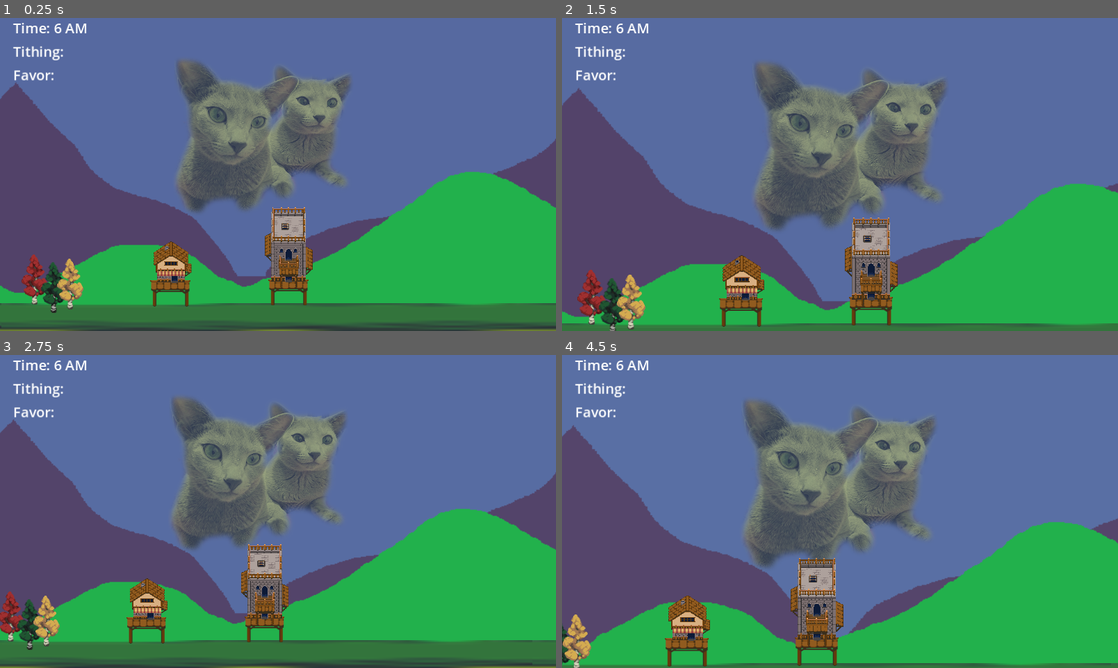
Above: before the commit, frames 1-4 (two rows, left to right).
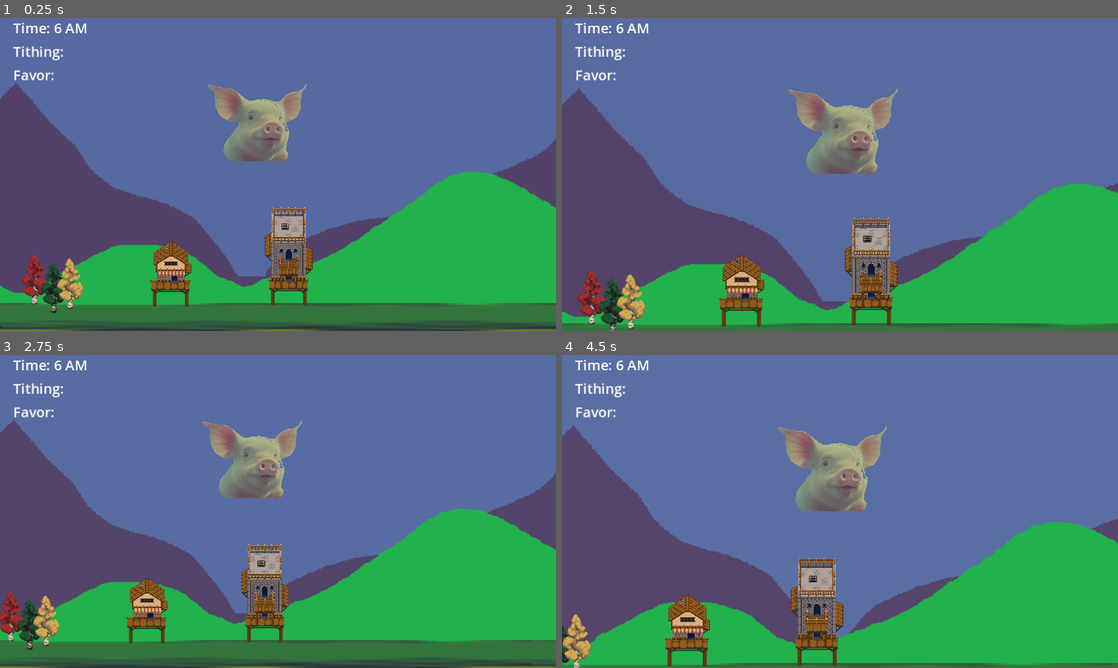
Above: after the commit, the same moments.

Repository: PlayDieRepeat/gmtk_2024
Game: Godot game, scene res://scenes/systems/initializer.tscn
Same seed, same stepped clock (60 frames per second), same inputs: the game is played once before the commit and once after it. Sound files missing from this copy of the repository are replaced by a short silence.
Inputs (mouse positions are in pixels of both pictures, inside the frame that each line leads up to):
- Up to frame 1 (0.25 s): no input
- Up to frame 2 (1.5 s): tap Enter at 0.5 s; move the mouse to (962, 158) at 0.52 s; tap Mouse wheel down (Scroll Down) at 0.6 s; tap Space at 1.25 s; move the mouse to (728, 190) at 1.27 s; tap Mouse wheel up (Scroll Up) at 1.35 s
- Up to frame 3 (2.75 s): tap Enter at 2 s; move the mouse to (333, 442) at 2.02 s; tap Mouse wheel down (Scroll Down) at 2.1 s
- Up to frame 4 (4.5 s): tap Space at 2.75, 4.25 s; move the mouse to (812, 574) at 2.77 s; tap Mouse wheel up (Scroll Up) at 2.85, 4.35 s; tap Enter at 3.5 s; move the mouse to (1006, 558) at 3.52 s; tap Mouse wheel down (Scroll Down) at 3.6 s; move the mouse to (673, 464) at 4.27 s

The runs differ from the first frame. In frame 1, 9.7% of the frame differs, in the area x 31-64%, y 13-63%; in frame 2, 12%, in the area x 34-70%, y 14-68%; in frame 3, 9.7%; in frame 4, 12%.

Commit message:
Coin flip
There is a coin flip now to determine one of two materials to tithe.

Diff:
--- a/scripts/gods/god.gd
+++ b/scripts/gods/god.gd
@@ -22,6 +22,5 @@
 		if p_tithe.stack_count >= god_data.tithe.stack_count:
 			favor += god_data.tithe.favor_per_tithe_max
 			emit_signal("favor_has_changed", favor)
-			print("Good Tithe!!! I am happy!")
 			if favor >= god_data.favor_cap:
 				emit_signal("favor_cap_reached")
--- a/scripts/systems/world_controller.gd
+++ b/scripts/systems/world_controller.gd
@@ -34,8 +34,8 @@
 	ui_favor = $CanvasLayer/MarginContainer/VBoxContainer/Favor
 	ui_favor.text = "Favor: "
 	var god_background: TextureRect = $ParallaxBackground/GodLayer/GodImage
-	var new_god: RGod = ResourceLoader.load("res://resources/gods/cat_god.tres", "RGod")
-	%God.set_god(new_god)
+	#var new_god: RGod = ResourceLoader.load("res://resources/gods/cat_god.tres", "RGod")
+	#%God.set_god(new_god)
 	god_background.texture = %God.god_data.image
 	hour_count = time_constant.start_of_day
 	$ParallaxBackground/AlphaLayer/AlphaImage.self_modulate.a = alpha_float
@@ -87,8 +87,13 @@
 	if seconds_count == time_constant.seconds_in_hour:
 		hour_count += 1
 		seconds_count = 0
-		var random_tithe: int = randi_range(8, 12)
-		var tithing: RMaterialStack = RMaterialStack.new(villager_mat_cache, random_tithe)
+		var random_tithe_count: int = randi_range(6, 15)
+		var random_tithe_flip: int = randi_range(0, 1)
+		var tithing: RMaterialStack
+		if random_tithe_flip == 0:
+			tithing = RMaterialStack.new(food_mat_cache, random_tithe_count)
+		else:
+			tithing = RMaterialStack.new(villager_mat_cache, random_tithe_count)
 		ui_tithing.text = ui_tithing_text_ph % tithing.stacked_material.display_name
 		%God.tithe(tithing)
 		new_hour.emit()
